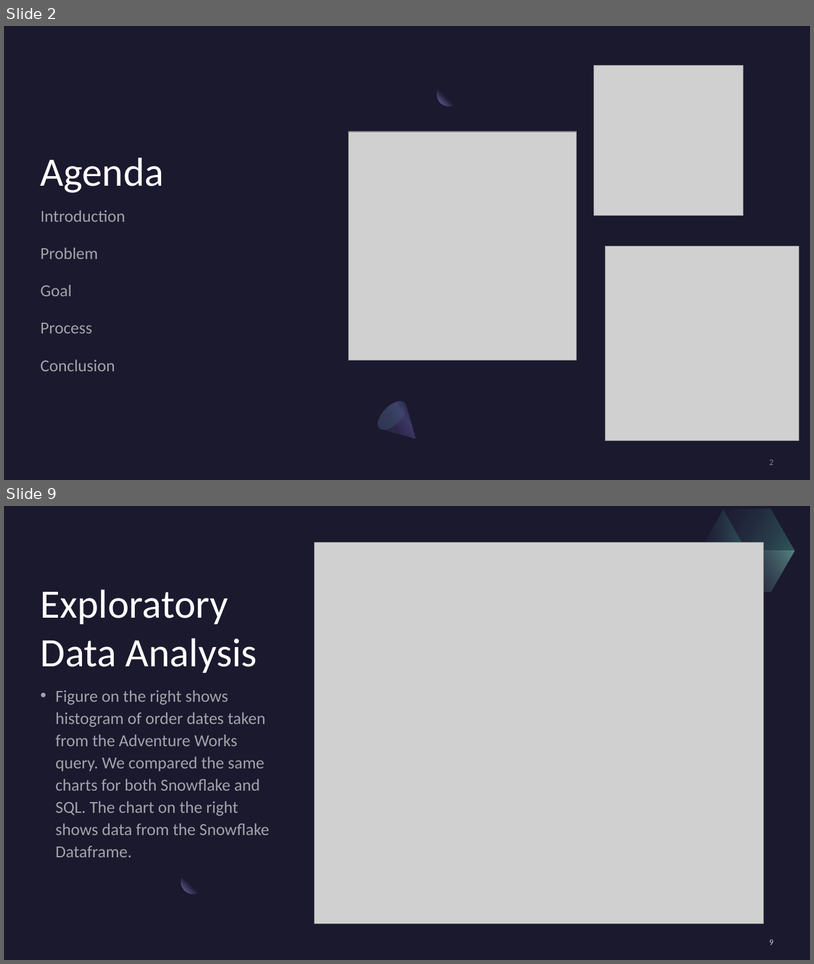
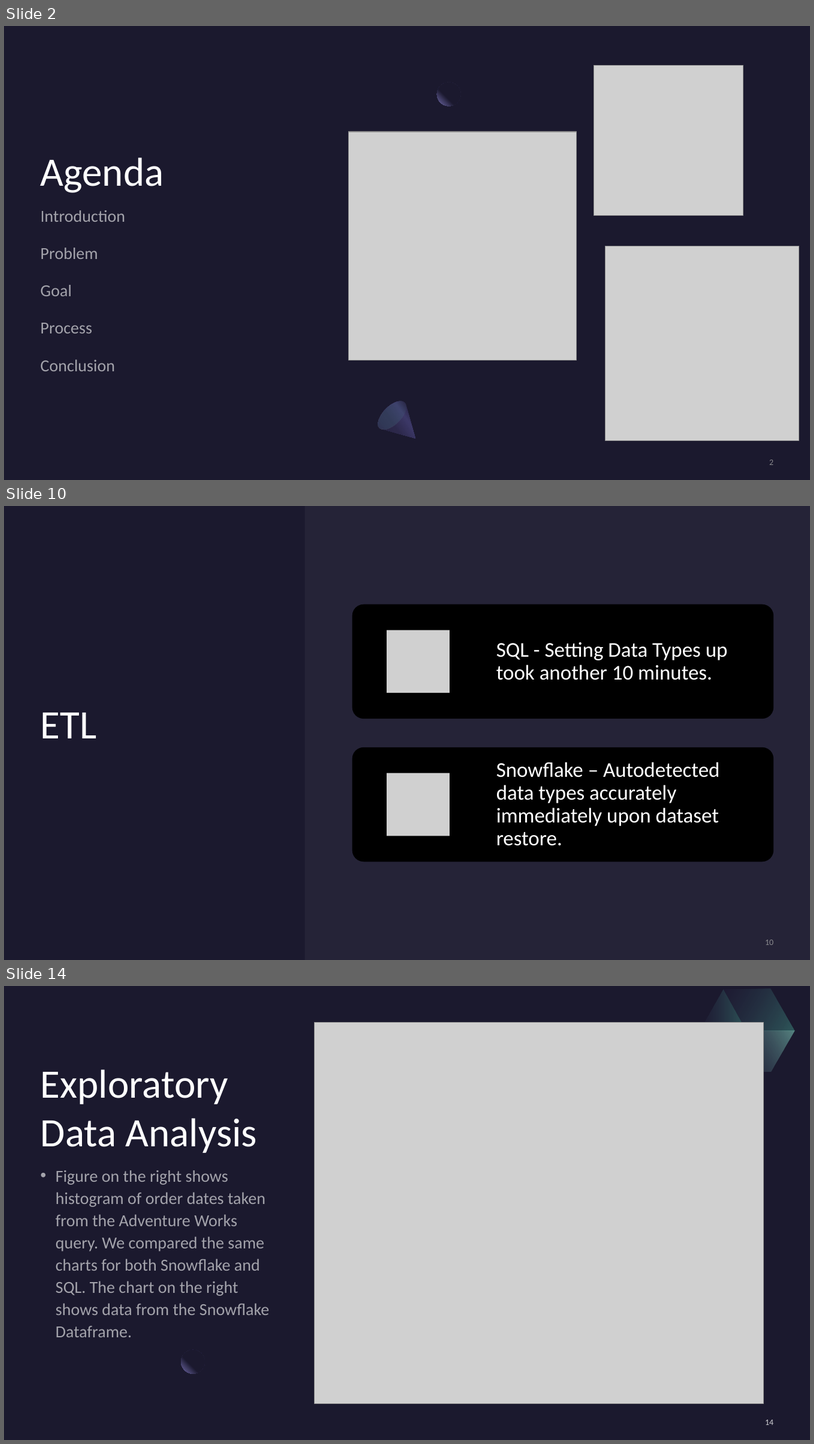
Before and after one commit to rehank1990/Capstone-3, a slide deck: Capstone 3 Datawarehouse Comparisons.pptx. Shown one above the other, each under a label of ours: slides 2 and 9 before the commit, slides 2, 10 and 14 after it; the slides between them are not shown. The pictures are 814x964 and 814x1444 pixels, drawn with LibreOffice and Linux fonts; fonts in the diff are those of the drawing; grey boxes stand for pictures. Boxes give left, top, right and bottom in pixels: in the first picture for what was removed or moved away, otherwise in the second. Text is boxed around its words. In the diff, an @@ line names an element or a change of style, - is before the commit and + after.

```diff
--- a/Capstone 3 Datawarehouse Comparisons.pptx
+++ b/Capstone 3 Datawarehouse Comparisons.pptx
@@ slide 10 added at (4,506,810,960), background #1B192E @@
@@ rectangle added at (4,506,810,960), fill #1B192E @@
@@ rectangle added at (305,506,810,960), fill #E4E3F0 at 5% opacity @@
@@ title added at (41,712,97,738), 48 pt, text #FFFFFF @@
+ETL
@@ group added at (353,604,774,862): 2 rounded rectangles, 2 pictures, 2 texts @@
+SQL - Setting Data Types up took another 10 minutes.
+Snowflake – Autodetected data types accurately immediately upon dataset restore.
@@ page number added at (765,939,774,945), 10 pt, text #A6A6A6 at 80% opacity @@
+10
@@ what was slide 9 is now slide 14 @@
@@ page number at (765,1419,774,1425): text changed @@
-9
+14
```
Also in this commit, not shown: 7 slides changed, 6 other slides added, 5 slides removed.
